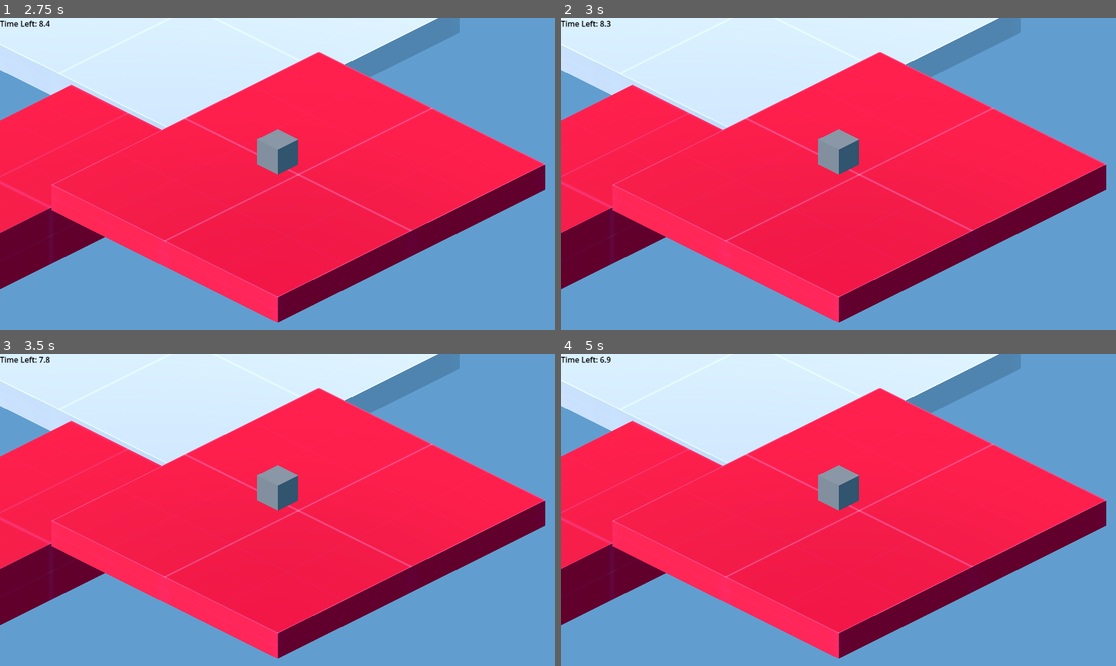
Above: before the commit, frames 1-4 (two rows, left to right).
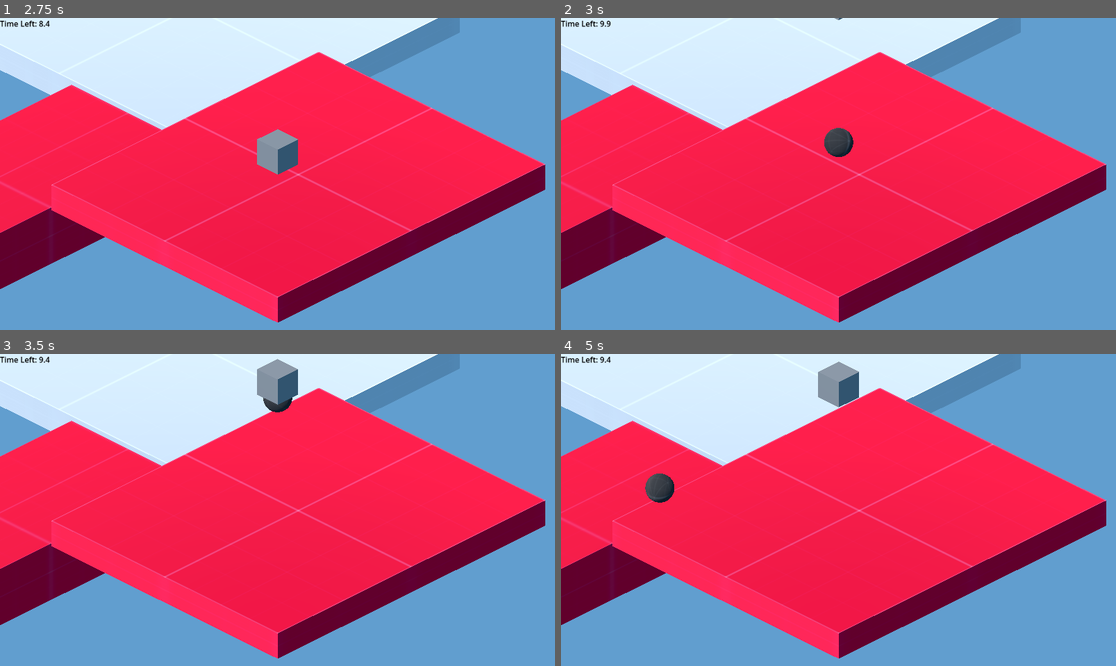
Above: after the commit, the same moments.

Repository: RandomPuddles/Game-Jam
Game: Godot game, scene res://Scenes/Main.tscn
Same seed, same stepped clock (60 frames per second), same inputs: the game is played once before the commit and once after it.
Inputs:
- Up to frame 1 (2.75 s): hold D (Right) 0.53-1.28 s; hold Shift (Boost) 0.53-1.28 s; tap Space (Jump) at 0.77, 1.52 s; tap Enter at 1.25 s; hold S (Backward) 1.28-2.03 s; tap Shift (Boost) at 1.35 s; hold D (Right) from 2.03 s (still down); hold Shift (Boost) from 2.03 s (still down)
- Up to frame 2 (3 s): tap R (Restart, bound only after the commit) at 2.75 s; release D (Right) at 2.78 s; release Shift (Boost) at 2.78 s; hold W (Forward) from 2.78 s (still down); tap Shift (Boost) at 2.85 s
- Up to frame 3 (3.5 s): keep holding W (Forward); tap Space (Jump) at 3.02 s
- Up to frame 4 (5 s): release W (Forward) at 3.53 s; hold Shift (Boost) 3.53-4.28 s; hold A (Left) from 3.53 s (still down); tap Space (Jump) at 3.77, 4.52 s; tap R (Restart, bound only after the commit) at 4.15 s; tap Shift (Boost) at 4.35 s

Frame 1 is identical in both runs. In frame 2, 0.9% of the frame differs, in the area x 7-54%, y 0-51%; in frame 3, 1.8%; in frame 4, 2.1%.

Commit message:
Gave player a restart button. Timer now also resets current scene when it runs out

Diff:
--- a/game-jam/Code/marble.gd
+++ b/game-jam/Code/marble.gd
@@ -63,5 +63,8 @@
 	if angular_velocity.length() > max_ang_speed:
 		angular_velocity = angular_velocity.normalized() * max_ang_speed
 
+	if Input.is_action_pressed("Restart"):
+		get_tree().reload_current_scene()
+
 func _exit_tree() -> void:
 	pass
--- a/game-jam/Scenes/timer.gd
+++ b/game-jam/Code/timer.gd
@@ -10,9 +10,9 @@
 func _process(_delta: float) -> void:
 	pass
 
-func _on_timeout() -> void:
+func _on_timeout() -> void: # called every 0.1 seconds
 	level_time_limit -= 0.1
-	time_left_label.text = "Time Left: %.1f" % level_time_limit
-	if level_time_limit <= 0:
-		level_time_limit = 0
-		get_tree().quit()
+	if level_time_limit >= 0: # print time left if >= 0
+		time_left_label.text = "Time Left: %.1f" % level_time_limit
+	if level_time_limit <= 0: # end level
+		get_tree().reload_current_scene()
--- a/game-jam/Scenes/Main.tscn
+++ b/game-jam/Scenes/Main.tscn
@@ -1,11 +1,11 @@
-[gd_scene load_steps=10 format=3 uid="uid://cbmchv2i7tqwa"]
+[gd_scene load_steps=9 format=3 uid="uid://cbmchv2i7tqwa"]
 
 [ext_resource type="Texture2D" uid="uid://ccmvlinbvdh24" path="res://Assets/kenney_prototype-textures/PNG/Red/texture_02.png" id="1_kln2b"]
 [ext_resource type="PackedScene" uid="uid://y4sh7ttbpw7h" path="res://Scenes/Marble.tscn" id="2_idj7w"]
 [ext_resource type="PackedScene" uid="uid://dl2h3gy7642d5" path="res://Scenes/Trampoline.tscn" id="4_pbw6q"]
 [ext_resource type="PackedScene" uid="uid://qd6igivn3glq" path="res://Scenes/Ice_Floor.tscn" id="4_rgh2o"]
 [ext_resource type="PackedScene" uid="uid://b2heri7rvl10r" path="res://Scenes/physicsBox.tscn" id="5_pbw6q"]
-[ext_resource type="Script" uid="uid://d3pfnvodkobij" path="res://Scenes/timer.gd" id="6_v1gob"]
+[ext_resource type="PackedScene" uid="uid://bl5ixt04n54dm" path="res://Scenes/Timer.tscn" id="6_v1gob"]
 
 [sub_resource type="Environment" id="Environment_c1w88"]
 background_mode = 1
@@ -13,9 +13,6 @@
 
 [sub_resource type="StandardMaterial3D" id="StandardMaterial3D_v1gob"]
 albedo_texture = ExtResource("1_kln2b")
-
-[sub_resource type="LabelSettings" id="LabelSettings_v1gob"]
-font_color = Color(0, 0, 0, 1)
 
 [node name="Node3D" type="Node3D"]
 
@@ -47,16 +44,4 @@
 [node name="Node3D" parent="." instance=ExtResource("5_pbw6q")]
 transform = Transform3D(1, 0, 0, 0, 1, 0, 0, 0, 1, 0, 6.71531, 0)
 
-[node name="CanvasLayer" type="CanvasLayer" parent="."]
-
-[node name="Timer" type="Timer" parent="CanvasLayer"]
-wait_time = 0.1
-autostart = true
-script = ExtResource("6_v1gob")
-
-[node name="TimeLeftLabel" type="Label" parent="CanvasLayer"]
-offset_right = 40.0
-offset_bottom = 23.0
-label_settings = SubResource("LabelSettings_v1gob")
-
-[connection signal="timeout" from="CanvasLayer/Timer" to="CanvasLayer/Timer" method="_on_timeout"]
+[node name="TimerLabel" parent="." instance=ExtResource("6_v1gob")]
--- /dev/null
+++ b/game-jam/Scenes/Timer.tscn
@@ -0,0 +1,22 @@
+[gd_scene load_steps=3 format=3 uid="uid://bl5ixt04n54dm"]
+
+[ext_resource type="Script" uid="uid://d3pfnvodkobij" path="res://Code/timer.gd" id="1_notwg"]
+
+[sub_resource type="LabelSettings" id="LabelSettings_mdnnd"]
+font_color = Color(0, 0, 0, 1)
+
+[node name="Node2D" type="Node2D"]
+
+[node name="CanvasLayer" type="CanvasLayer" parent="."]
+
+[node name="Timer" type="Timer" parent="CanvasLayer"]
+wait_time = 0.1
+autostart = true
+script = ExtResource("1_notwg")
+
+[node name="TimeLeftLabel" type="Label" parent="CanvasLayer"]
+offset_right = 40.0
+offset_bottom = 23.0
+label_settings = SubResource("LabelSettings_mdnnd")
+
+[connection signal="timeout" from="CanvasLayer/Timer" to="CanvasLayer/Timer" method="_on_timeout"]
--- a/game-jam/project.godot
+++ b/game-jam/project.godot
@@ -57,3 +57,8 @@
 "events": [Object(InputEventKey,"resource_local_to_scene":false,"resource_name":"","device":-1,"window_id":0,"alt_press …(191 unchanged characters)…
 ]
 }
+Restart={
+"deadzone": 0.2,
+"events": [Object(InputEventKey,"resource_local_to_scene":false,"resource_name":"","device":-1,"window_id":0,"alt_pressed":false,"shift_pressed":false,"ctrl_pressed":false,"meta_pressed":false,"pressed":false,"keycode":0,"physical_keycode":82,"key_label":0,"unicode":114,"location":0,"echo":false,"script":null)
+]
+}
Renamed: game-jam/Scenes/timer.gd.uid -> game-jam/Code/timer.gd.uid
